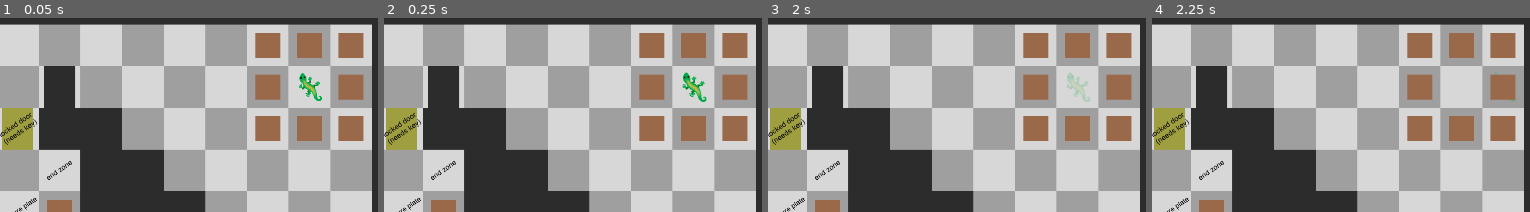
Above: before the commit, frames 1-4 (left to right).
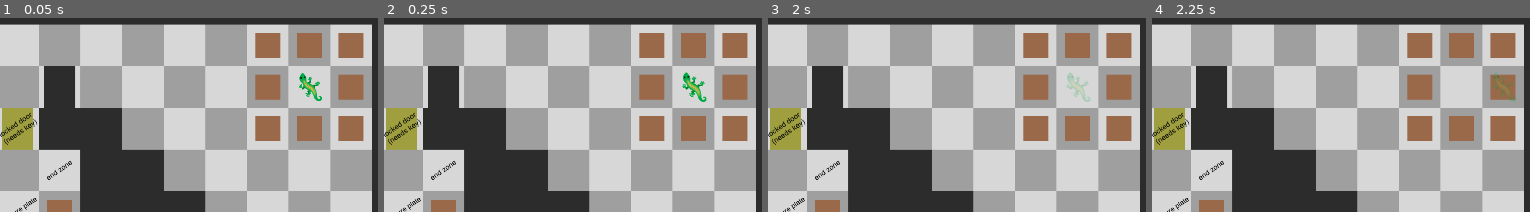
Above: after the commit, the same moments.

Repository: somestufz/GDS-Game-Jam-Repo
Game: Godot game, scene res://scenes/main/levels/level_all_1.tscn
Same seed, same stepped clock (60 frames per second), same inputs: the game is played once before the commit and once after it. This scene is started directly instead of the project's main scene.
Inputs (mouse positions are % of the whole screen's width and height, from its top left):
- Up to frame 1 (0.05 s): no input
- Up to frame 2 (0.25 s): no input
- Up to frame 3 (2 s): tap Enter at 0.5 s; move the mouse to (76, 43) at 0.52 s; hold D (move_right) 0.53-1.25 s; tap Space (ability) at 0.6 s; click (76, 43) at 0.67 s; tap R (restart) at 1.25 s; drag from (32, 55) to (47, 39) at 1.27 s
- Up to frame 4 (2.25 s): tap R (restart) at 2 s; move the mouse to (63, 23) at 2.02 s; hold D (move_right) from 2.03 s (still down); tap Z (undo) at 2.1 s
The pictures show only the part of the screen within x 50-100%, y 0-50%; the shares and areas given below are measured in that part.

Frames 1-3 are identical in both runs. In frame 4, 0.2% of the frame differs, in the area x 90-97%, y 29-42%.

Commit message:
players above boxes

Diff:
--- a/Main/Sokoban/scenes/main/main.gd
+++ b/Main/Sokoban/scenes/main/main.gd
@@ -60,6 +60,8 @@
 		player = player as CharacterBody2D
 		location_dictionary[player] = player.position
 
+
+
 	for item in items.get_children():
 		item = item as CharacterBody2D
 		location_dictionary[item] = item.position
@@ -69,6 +71,8 @@
 	for entity in dict.keys():
 		entity.position = dict[entity]
 
+
+
 func player_move() -> void:
 	turn_number += 1
 	lol_array.push_back(update_location_dictionary())
--- a/Main/Sokoban/scenes/main/main.tscn
+++ b/Main/Sokoban/scenes/main/main.tscn
@@ -46,9 +46,9 @@
 
 [node name="Interactables" type="Node2D" parent="Entities" unique_id=1227834798]
 
+[node name="Items" type="Node2D" parent="Entities" unique_id=115791320]
+
 [node name="Players" type="Node2D" parent="Entities" unique_id=569333621]
-
-[node name="Items" type="Node2D" parent="Entities" unique_id=115791320]
 
 [node name="Camera2D" type="Camera2D" parent="." unique_id=1970743919]
 position = Vector2(960, 540)
